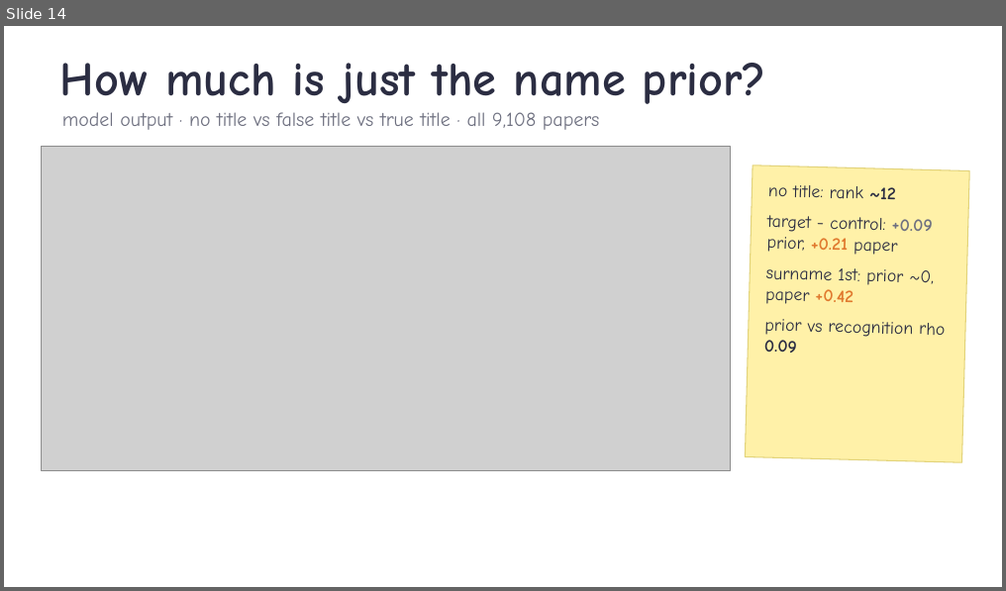
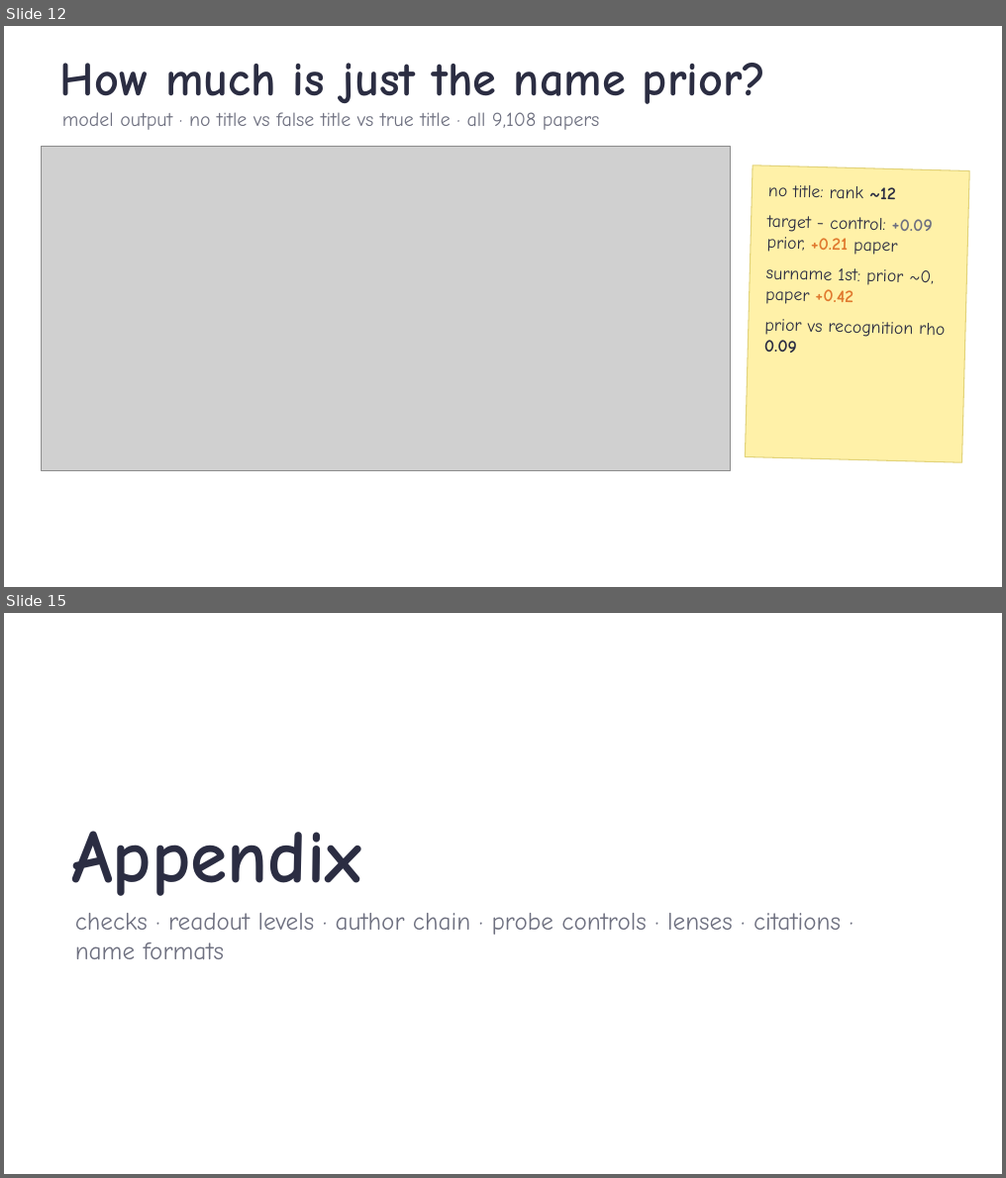
Before and after one commit to ZhiQ1/jlens-authorship-recall, a slide deck: experiment_files/351_stage10/reports/talk/Stage10_author_readout_talk.pptx. Shown one above the other, each under a label of ours: slide 14 before the commit, slides 12 and 15 after it; the slides between them are not shown. The pictures are 1006x591 and 1006x1178 pixels, drawn with LibreOffice and Linux fonts; fonts in the diff are those of the drawing; grey boxes stand for pictures; background and template pictures are left out. Boxes give left, top, right and bottom in pixels: in the first picture for what was removed or moved away, otherwise in the second. Text is boxed around its words. In the diff, an @@ line names an element or a change of style, - is before the commit and + after.

```diff
--- a/experiment_files/351_stage10/reports/talk/Stage10_author_readout_talk.pptx
+++ b/experiment_files/351_stage10/reports/talk/Stage10_author_readout_talk.pptx
@@ slide 15 added at [4,613,1002,1174], background picture (left out) @@
@@ text added at [71,831,362,896], 72 pt, text #2B2D42, bold @@
+Appendix
@@ text added at [75,913,841,959], 24 pt, text #6E7080 @@
+checks · readout levels · author chain · probe controls · lenses · citations · name formats
@@ what was slide 14 is now slide 12 @@
```
Also in this commit, not shown: 7 slides changed, 1 other slide added, 5 other files.
